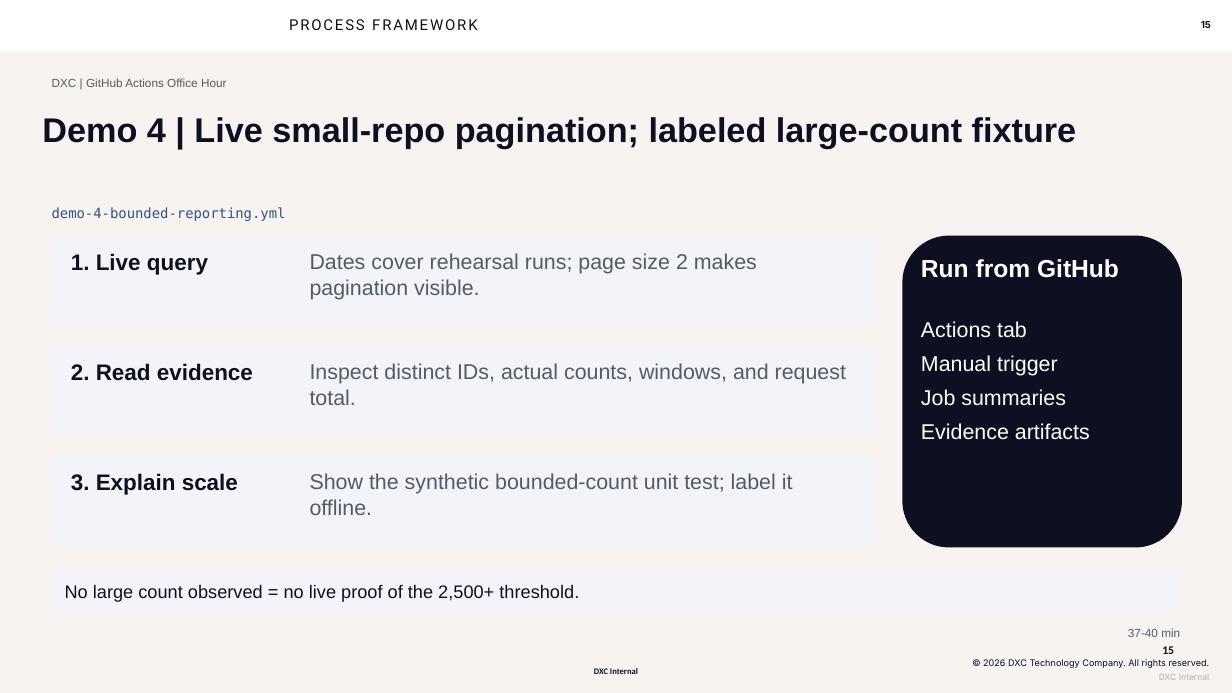
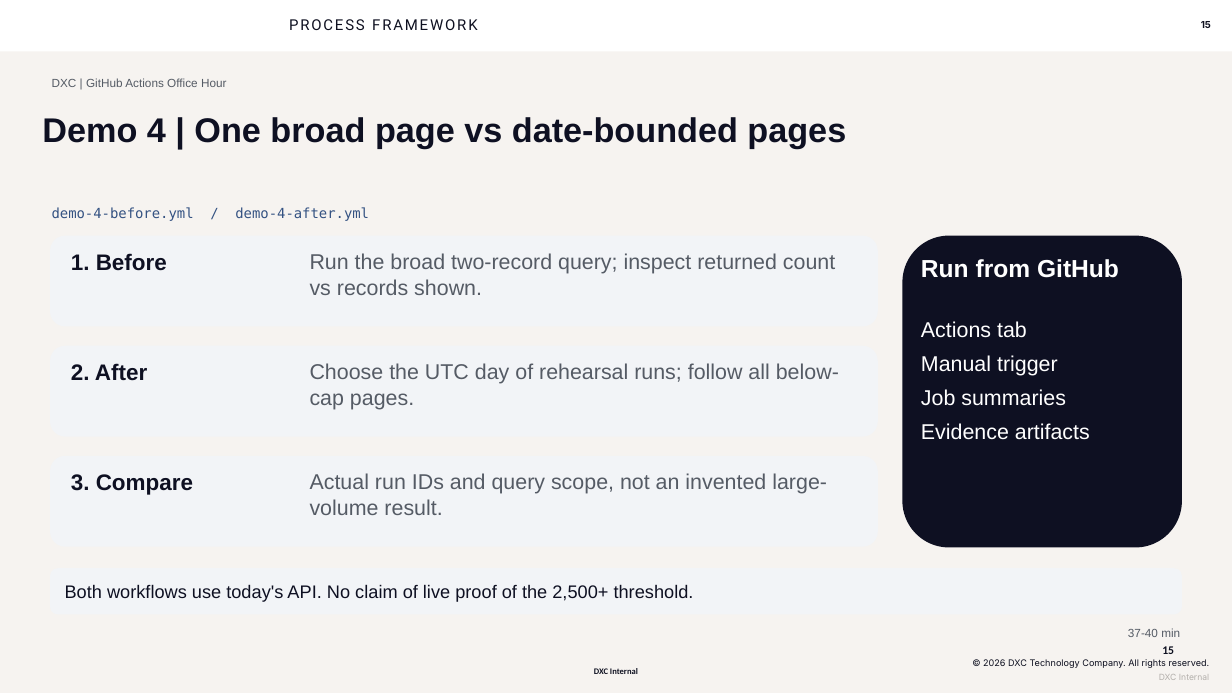
Before and after one commit to seandorsett/dxc-actions-office-hour, a slide deck: slide 15 of outputs/slides/dxc-actions-office-hour-2026-10-13.pptx. Drawn at 1232x693 pixels with LibreOffice and Linux fonts; fonts in the diff are those of the drawing; background and template pictures are left out. Boxes give left, top, right and bottom in pixels: in the first picture for what was removed or moved away, otherwise in the second. Text is boxed around its words. In the diff, an @@ line names an element or a change of style, - is before the commit and + after.

```diff
--- a/outputs/slides/dxc-actions-office-hour-2026-10-13.pptx
+++ b/outputs/slides/dxc-actions-office-hour-2026-10-13.pptx
@@ text at (x1=42, y1=117, x2=846, y2=148): text changed @@
-Demo 4 | Live small-repo pagination; labeled large-count fixture
+Demo 4 | One broad page vs date-bounded pages
@@ text at (x1=52, y1=207, x2=369, y2=221): text changed @@
-demo-4-bounded-reporting.yml
+demo-4-before.yml / demo-4-after.yml
@@ text at (x1=71, y1=253, x2=167, y2=271): text changed @@
-1. Live query
+1. Before
@@ text at (x1=310, y1=253, x2=835, y2=295): text changed @@
-Dates cover rehearsal runs; page size 2 makes pagination visible.
+Run the broad two-record query; inspect returned count vs records shown.
@@ text at (x1=71, y1=363, x2=147, y2=381): text changed @@
-2. Read evidence
+2. After
@@ text at (x1=310, y1=363, x2=839, y2=410): text changed @@
-Inspect distinct IDs, actual counts, windows, and request total.
+Choose the UTC day of rehearsal runs; follow all below-cap pages.
@@ text at (x1=71, y1=474, x2=193, y2=495): text changed @@
-3. Explain scale
+3. Compare
@@ text at (x1=310, y1=473, x2=827, y2=515): text changed @@
-Show the synthetic bounded-count unit test; label it offline.
+Actual run IDs and query scope, not an invented large-volume result.
@@ text in rounded rectangle at (x1=65, y1=584, x2=694, y2=602): text changed @@
-No large count observed = no live proof of the 2,500+ threshold.
+Both workflows use today's API. No claim of live proof of the 2,500+ threshold.
```
Also in this commit, not shown: 13 other slides changed, 33 other files.
